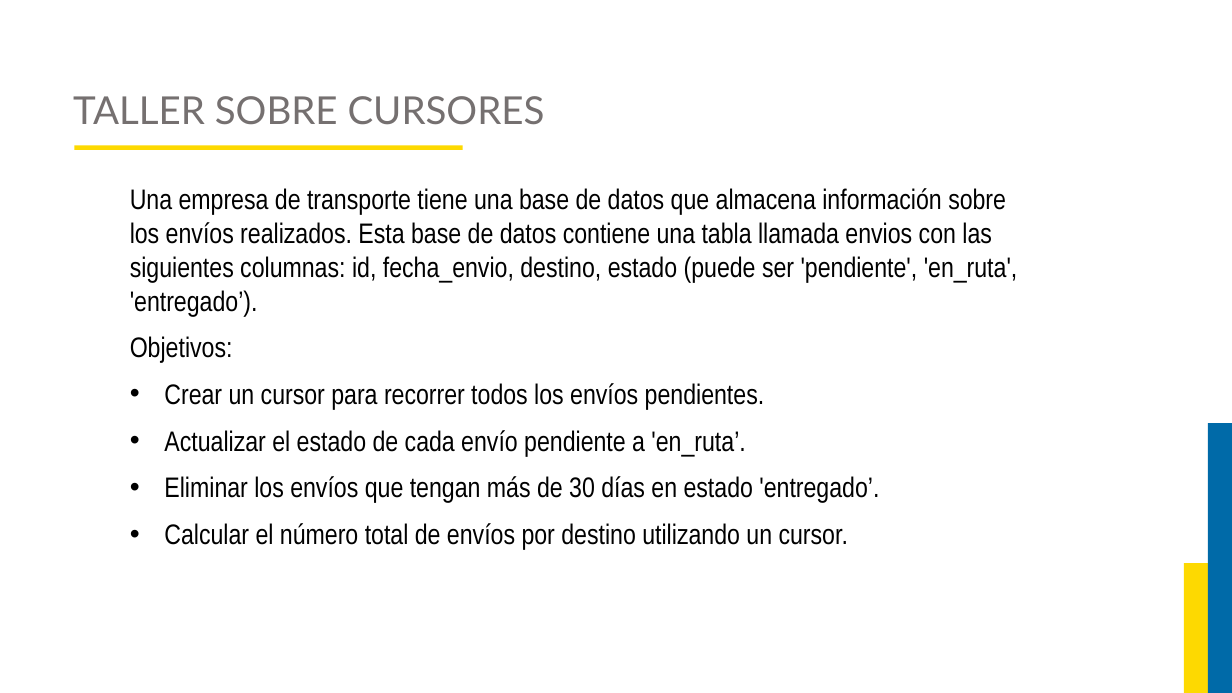
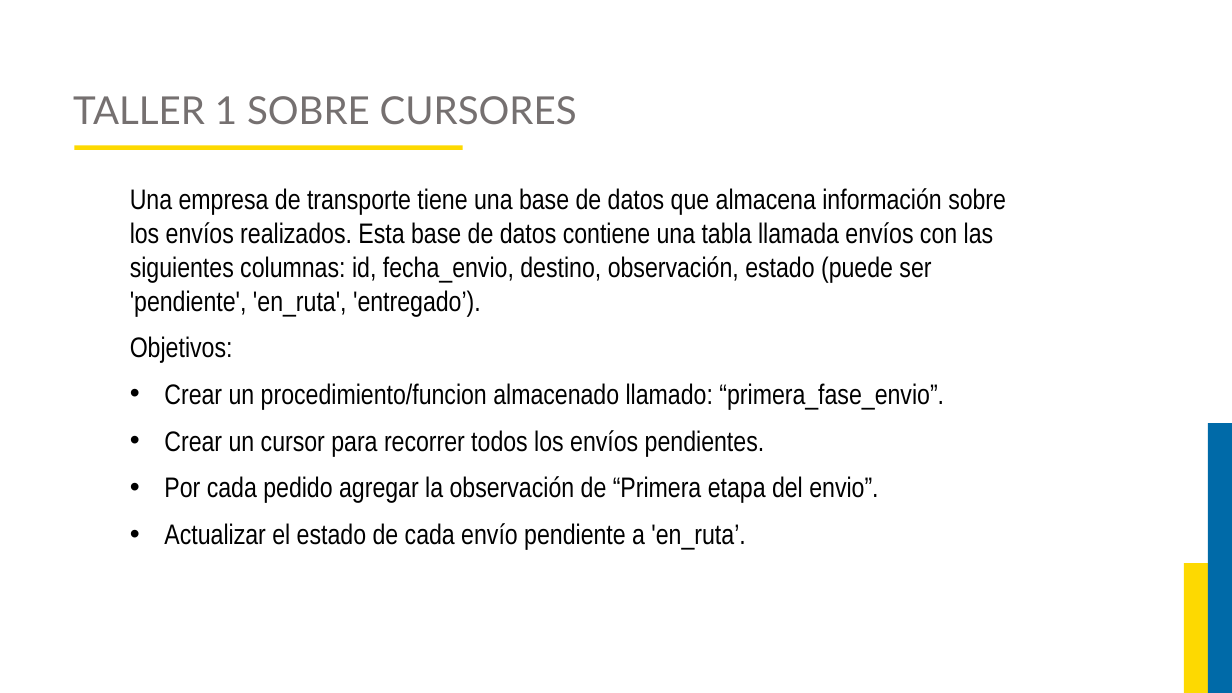
Before and after one commit to JorgeAlejandroAguirreGutierrez/proyecto-luis, a slide deck: slide 77 of Curso Base de Datos 2/Diapositivas.pptx (slide 57 before the commit). Drawn at 1232x693 pixels with LibreOffice and Linux fonts; fonts in the diff are those of the drawing; background and template pictures are left out. Boxes give left, top, right and bottom in pixels: in the first picture for what was removed or moved away, otherwise in the second. Text is boxed around its words. In the diff, an @@ line names an element or a change of style, - is before the commit and + after.

```diff
--- a/Curso Base de Datos 2/Diapositivas.pptx
+++ b/Curso Base de Datos 2/Diapositivas.pptx
@@ title at <box>73,96,577,125</box>: text changed @@
-TALLER SOBRE CURSORES
+TALLER 1 SOBRE CURSORES
@@ text at <box>130,188,1006,316</box>: text changed @@
-Una empresa de transporte tiene una base de datos que almacena información sobre los envíos realizados. Esta base de datos contiene una tabla llamada envios con las siguientes columnas: id, fecha_envio, destino, estado (puede ser 'pendiente', 'en_ruta', 'entregado’).
+Una empresa de transporte tiene una base de datos que almacena información sobre los envíos realizados. Esta base de datos contiene una tabla llamada envíos con las siguientes columnas: id, fecha_envio, destino, observación, estado (puede ser 'pendiente', 'en_ruta', 'entregado’).
@@ text at <box>164,383,944,409</box>: paragraph added @@
+• Crear un procedimiento/funcion almacenado llamado: “primera_fase_envio”.
@@ text at <box>164,476,878,503</box>: paragraph added @@
+• Por cada pedido agregar la observación de “Primera etapa del envio”.
@@ text at <box>164,476,879,550</box>: paragraphs removed @@
-• Eliminar los envíos que tengan más de 30 días en estado 'entregado’.
-• Calcular el número total de envíos por destino utilizando un cursor.
```
Also in this commit, not shown: 16 other slides changed, 35 slides added, 3 slides removed, 10 other files.
